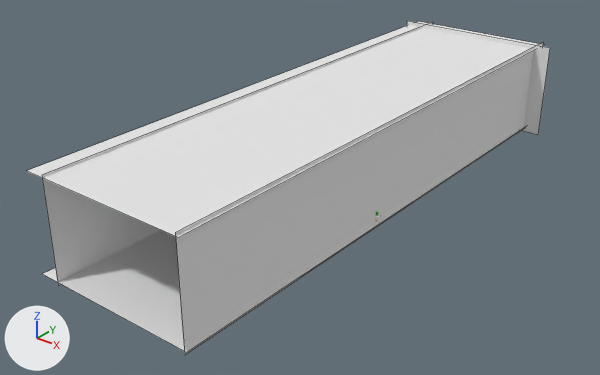
Before and after pictures for a commit that changed the Blender file start scene.blend.
The view is the same before and after, from a 50 mm lens placed at (37.1, -51.7, 28.8), pointed at (-1.2, -3.9, -0.8). Arrows for +X, +Y and +Z are at lower left; the lights stay in place. Mesh edges are drawn as thin lines on the coarser meshes.
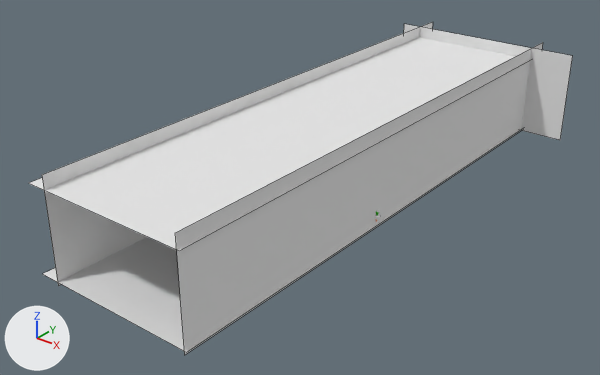
What differs and where, as boxes [x1, y1, x2, y2] in the pictures (600 x 375 px):
'Plane.000', moved
    before: [27, 21, 544, 237]
    after: [29, 37, 531, 251]
'wall1.001', added
    after: [404, 24, 573, 140]
'Plane.003', deleted
    before: [407, 21, 550, 134]
'Plane.001', unchanged, covered by the edit
    before: [175, 42, 543, 355]
    after: [42, 22, 433, 286]
'Plane.004', unchanged, uncovered by the edit
    before: [42, 22, 433, 286]
    after: [175, 42, 543, 355]

The change, as a list of edits to the scene's bpy script:
```text
Add mat_wall_right_001:
    mat_wall_right_001 = diffuse_material('wall right.001')
    mat_wall_right_001.base_color = (0.8, 0.8, 0.8)  # white #e7e7e7
Add me_plane_000:
    me_plane_000.from_pydata([(-1.0, -1.0, 0.0), (1.0, -1.0, 0.0), (-1.0, 1.0, 0.0), (1.0, 1.0, 0.0)], [], [(0, 1, 3, 2)])
    me_plane_000.materials.append(mat_wall_right_001)  # its picture is missing
Remove ob_plane_003:
    ob_plane_003 = bpy.data.objects.new('Plane.003', me_plane_009)
    ob_plane_003.location = (-2.34, 7.33, 2.2)
    ob_plane_003.rotation_euler = (1.571, 0.0, 4.712)  # degrees (90, 0, 270)
    ob_plane_003.scale = (24.4, 3.13, 7.42)
Change ob_plane_000:
    ob_plane_000.location: (-0.51, 0.0, 6.16) -> (-0.51, 0.0, 5.29)
Add ob_wall1_001:
    ob_wall1_001 = bpy.data.objects.new('wall1.001', me_plane_000)
    ob_wall1_001.location = (1.3, 21.77, 2.2)
    ob_wall1_001.rotation_euler = (1.571, 3.142, 6.283)  # degrees (90, 180, 360)
    ob_wall1_001.scale = (9.08, -4.19, 7.42)
```
